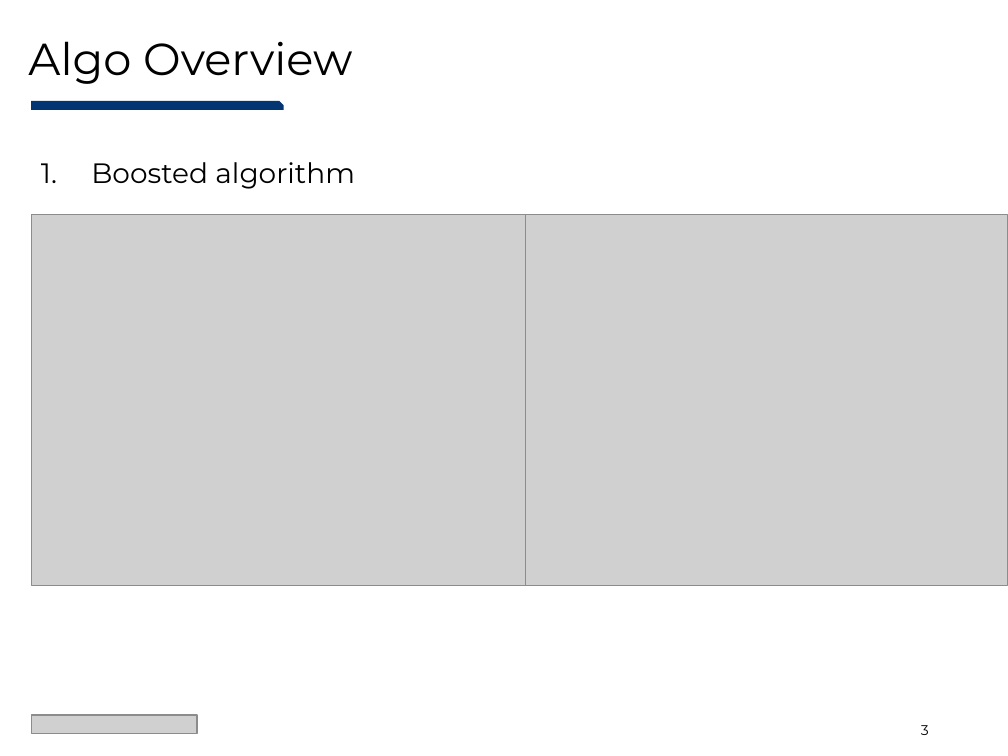
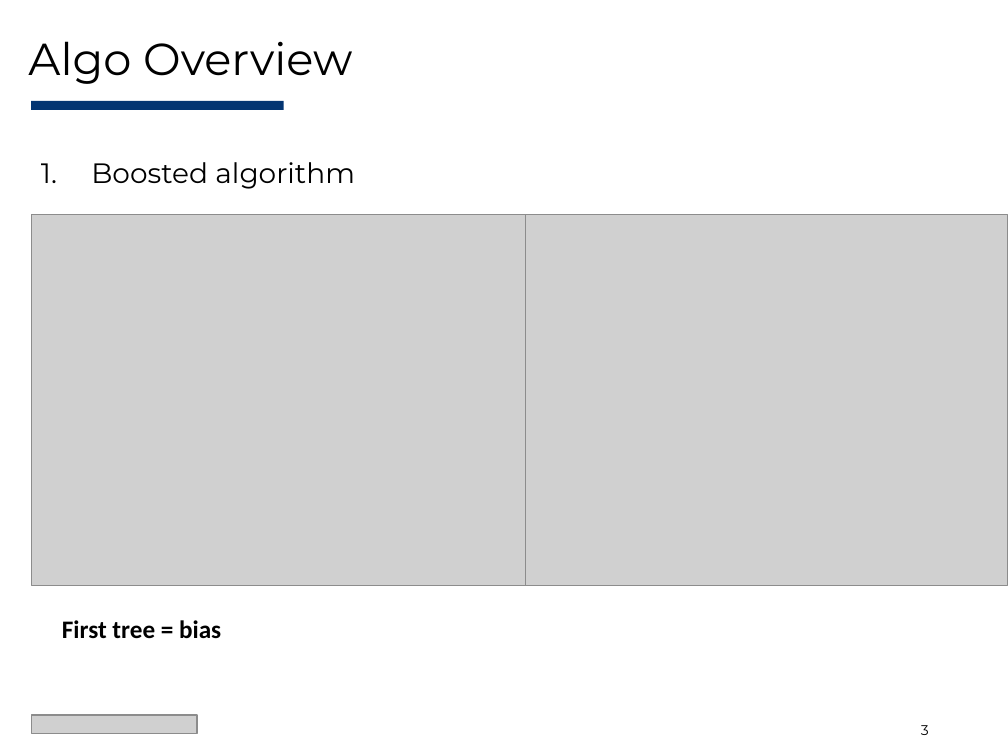
Before and after one commit to Evovest/EvoTrees.jl, a slide deck: slide 3 of docs/juliacon/EvoTrees-JuliaCon2025.pptx. Drawn at 1008x756 pixels with LibreOffice and Linux fonts; fonts in the diff are those of the drawing; grey boxes stand for pictures. Boxes give left, top, right and bottom in pixels: in the first picture for what was removed or moved away, otherwise in the second. Text is boxed around its words. In the diff, an @@ line names an element or a change of style, - is before the commit and + after.

```diff
--- a/docs/juliacon/EvoTrees-JuliaCon2025.pptx
+++ b/docs/juliacon/EvoTrees-JuliaCon2025.pptx
@@ rectangle at [31, 101, 284, 110]: snip rect to rectangle @@
@@ text added at [62, 620, 221, 639], 18 pt, text #000000, bold @@
+First tree = bias
```
Also in this commit, not shown: 7 other slides changed, 3 slides added, 3 slides removed, 12 other files.
